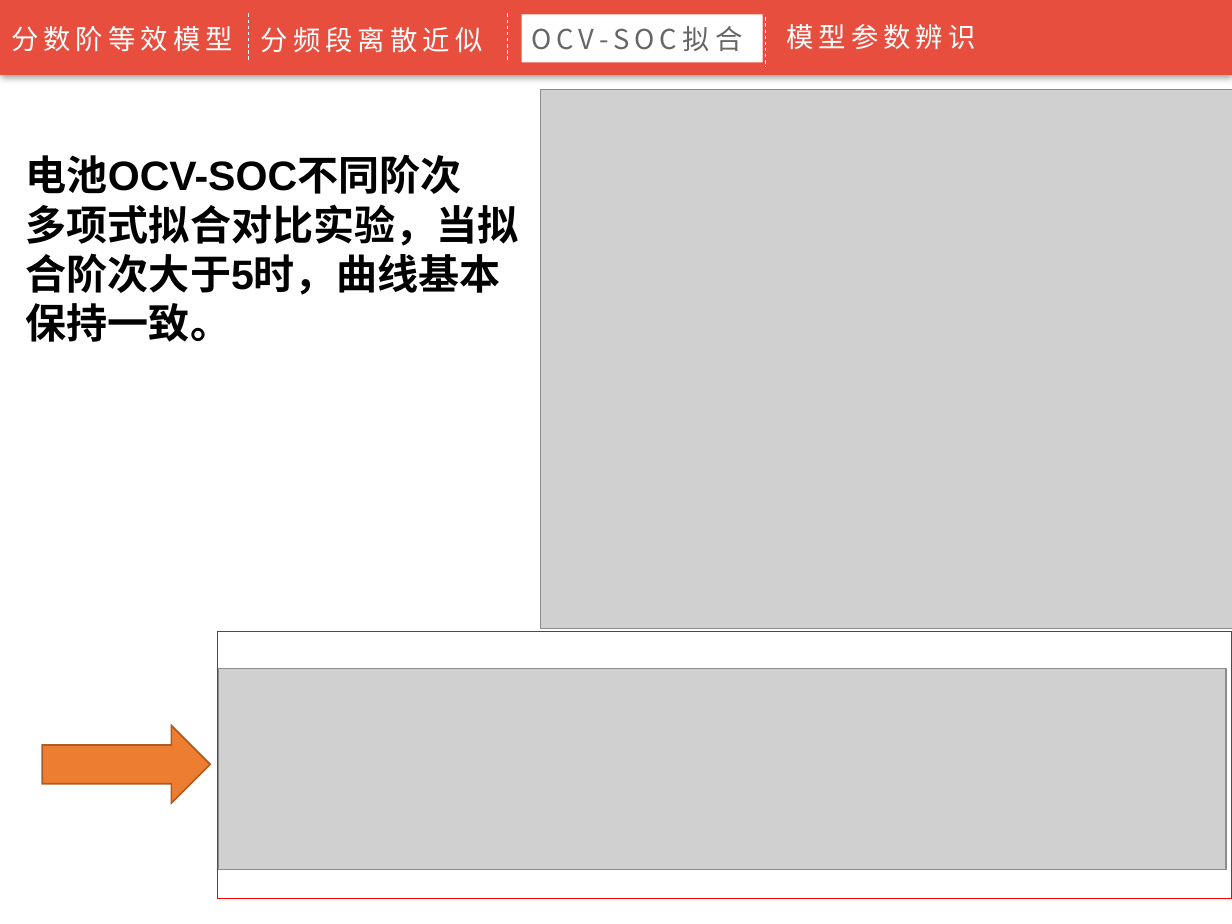
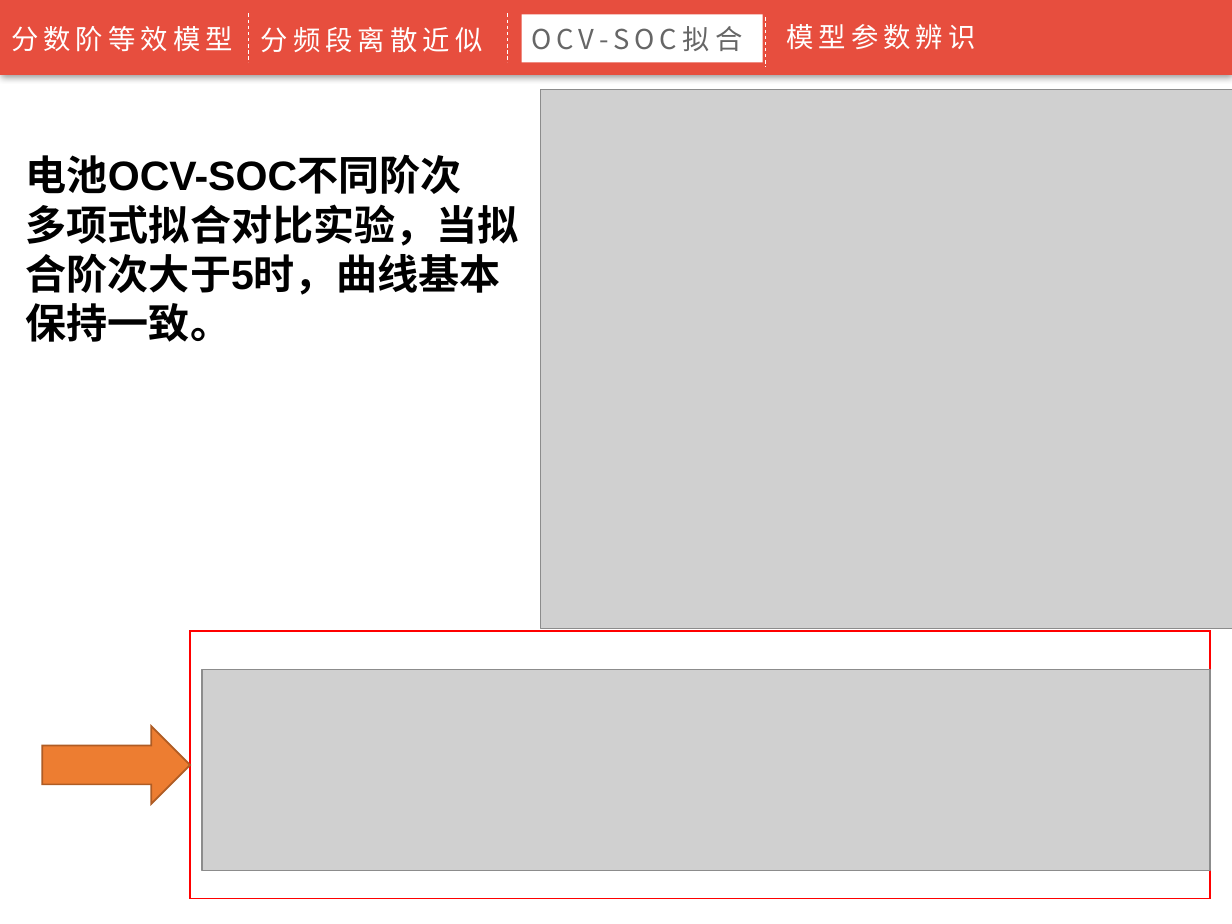
Before and after one commit to mubentai/MyPaper, a slide deck: slide 15 of 最终答辩PPT/正式答辩-周旋-201322190340.pptx. Drawn at 1232x924 pixels with LibreOffice and Linux fonts; fonts in the diff are those of the drawing; grey boxes stand for pictures; background and template pictures are left out. Boxes give left, top, right and bottom in pixels: in the first picture for what was removed or moved away, otherwise in the second. Text is boxed around its words. In the diff, an @@ line names an element or a change of style, - is before the commit and + after.

```diff
--- a/最终答辩PPT/正式答辩-周旋-201322190340.pptx
+++ b/最终答辩PPT/正式答辩-周旋-201322190340.pptx
@@ rectangle: place and size @@
-rectangle at [218,631,1232,898]
+rectangle at [190,631,1210,898]
@@ picture: place and size @@
-picture at [218,669,1226,870]
+picture at [202,669,1210,870]
@@ right arrow: place and size @@
-right arrow at [42,726,209,803]
+right arrow at [42,726,190,803]
```
Also in this commit, not shown: 5 other slides changed.
